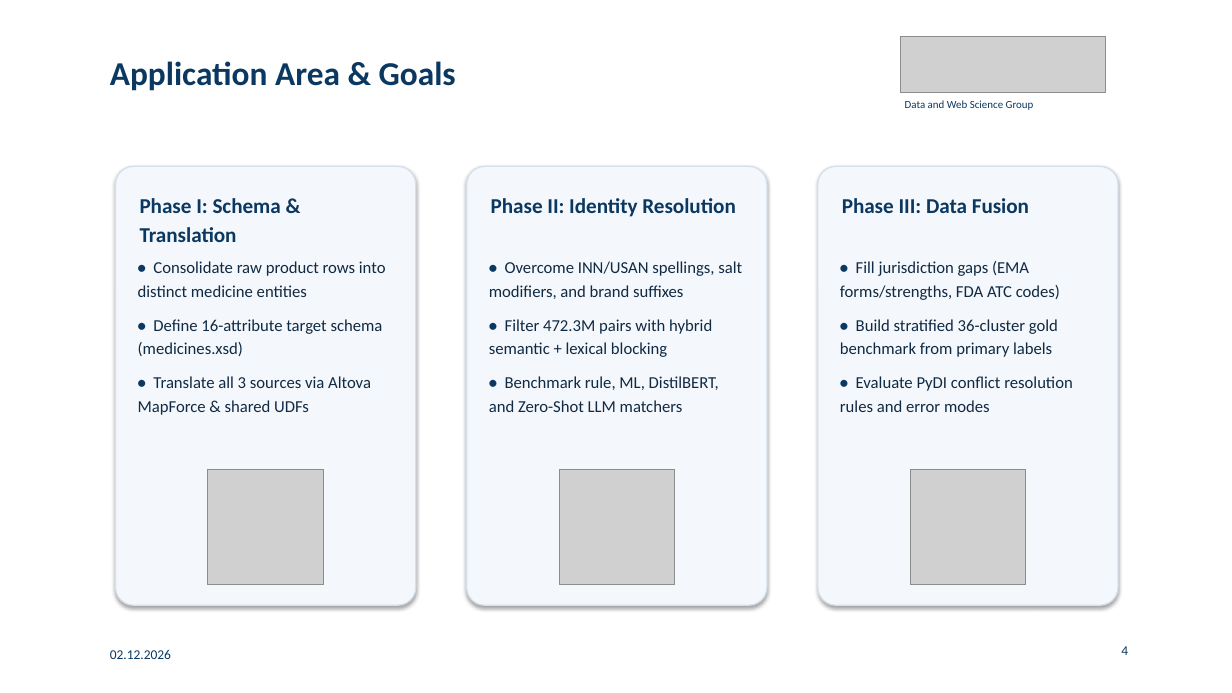
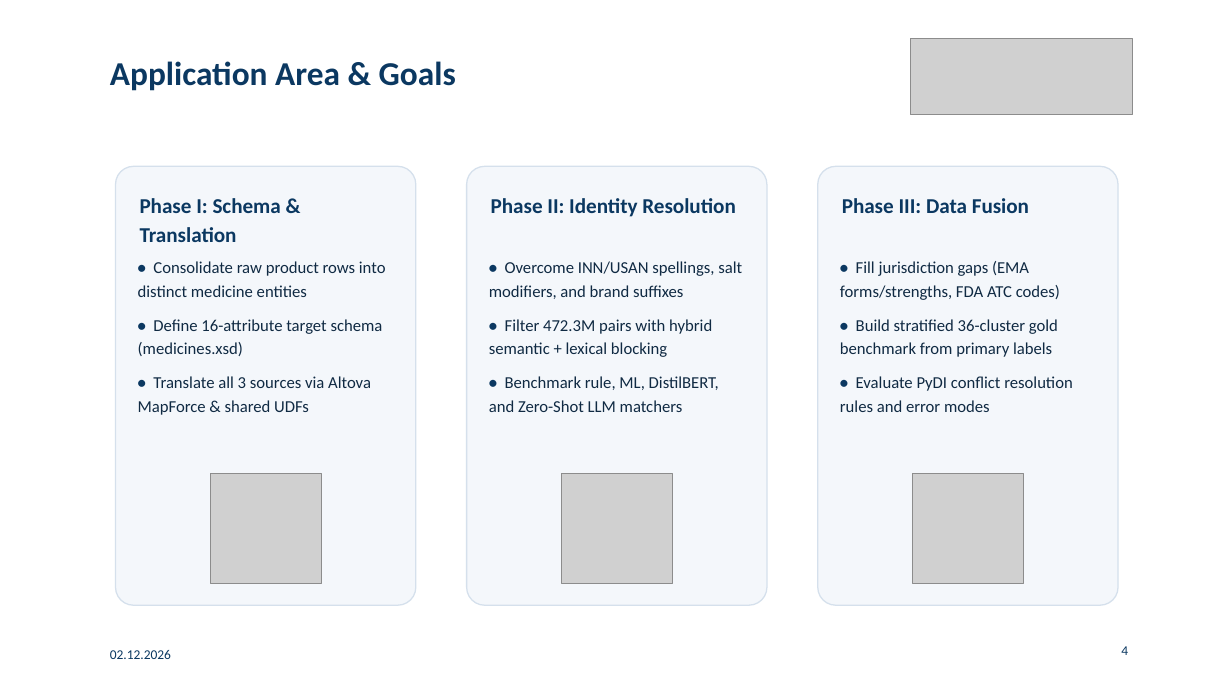
Before and after one commit to gabegagster/wdi-drug-integration, a slide deck: slide 4 of docs/presentation/wdi_drug_integration_presentation.pptx. Drawn at 1232x693 pixels with LibreOffice and Linux fonts; fonts in the diff are those of the drawing; grey boxes stand for pictures. Boxes give left, top, right and bottom in pixels: in the first picture for what was removed or moved away, otherwise in the second. Text is boxed around its words. In the diff, an @@ line names an element or a change of style, - is before the commit and + after.

Commit message:
Add and polish final project presentation slide deck
Create a 17-slide PowerPoint presentation summarizing the three-phase
pharmaceutical drug integration project (Drugs@FDA, EMA Medicines, and
Health Canada DPD) in the University of Mannheim visual style for the
final course presentation.

Key presentation improvements and rationale:
- Strip default theme drop shadows across all shapes, cards, connectors,
  and text boxes to achieve a flat, clean layout without visual clutter.
- Replace low-resolution PDF-cropped branding and cover imagery with the
  official vector-rendered University of Mannheim / School of Business
  Informatics and Mathematics logo (sourced from the DWS Group page) and
  a high-resolution Mannheim Palace panorama.
- Resolve title subtitle wrapping and pipeline diagram text fit issues
  identified via full 17-slide PowerPoint PDF export inspection.

```diff
--- a/docs/presentation/wdi_drug_integration_presentation.pptx
+++ b/docs/presentation/wdi_drug_integration_presentation.pptx
@@ picture: place and size @@
-picture at (901, 37, 1105, 92)
+picture at (910, 39, 1132, 115)
@@ text removed at (905, 100, 1034, 110) @@
-Data and Web Science Group
@@ shadow off in 3 elements at (116, 166, 416, 605), (467, 166, 767, 605), (818, 166, 1118, 605) @@
```
Also in this commit, not shown: 16 other slides changed, 1 other file.
